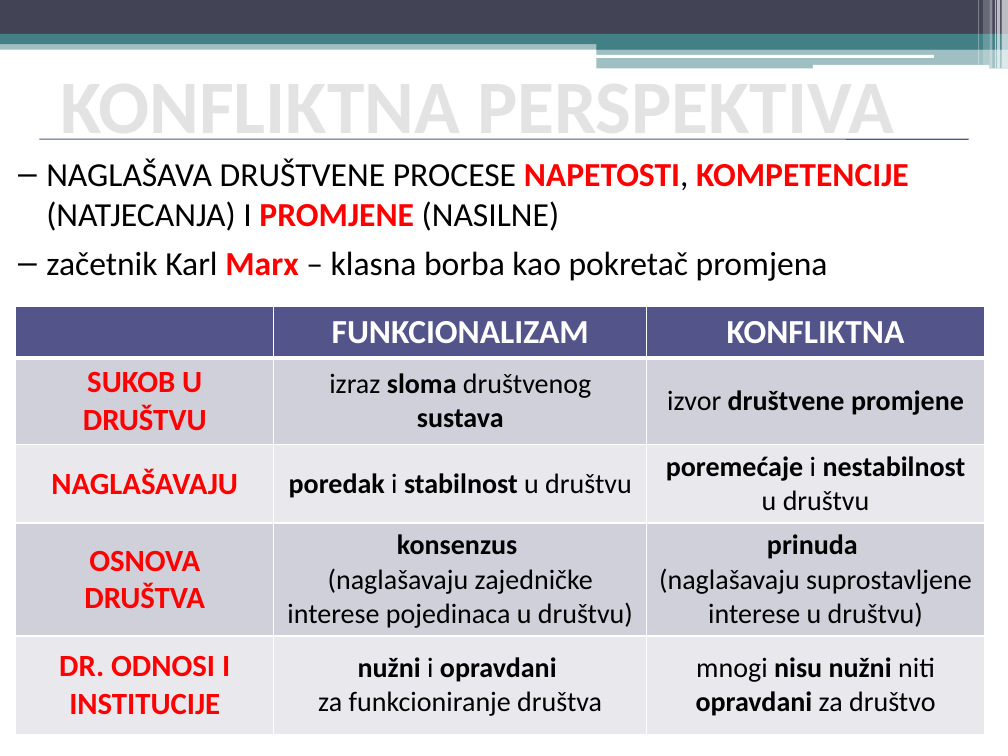
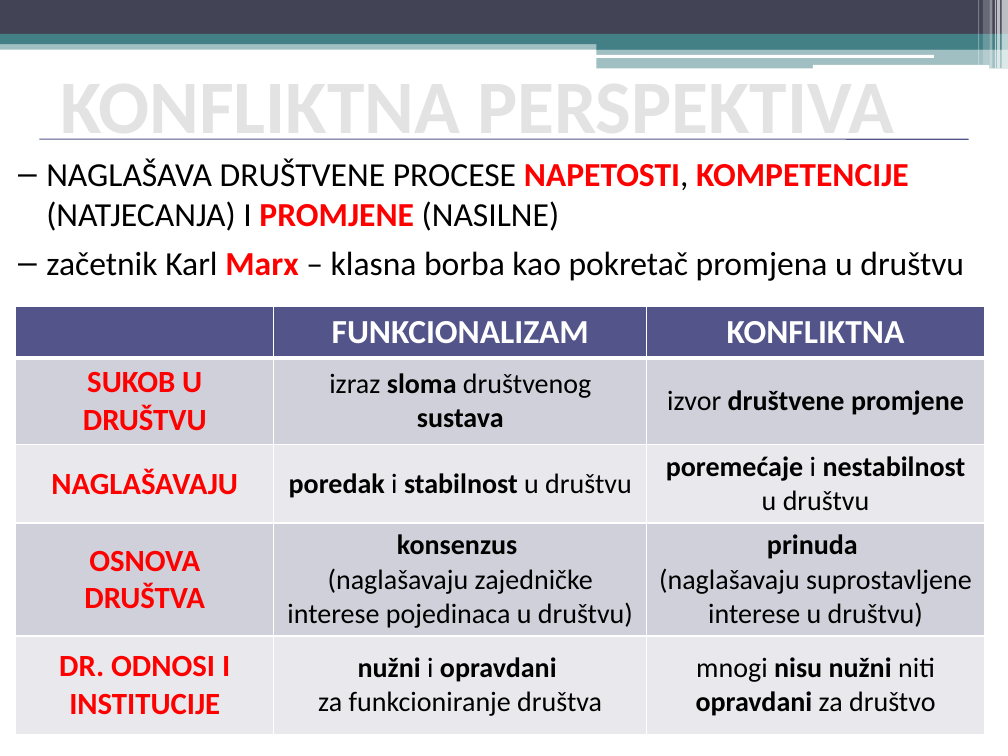
Before and after one commit to srednja-skola/sociologija, a slide deck: slide 5 of data/pptx/003_7_Teorijske_perspektive_u_sociologiji.pptx. Drawn at 1008x756 pixels with LibreOffice and Linux fonts; fonts in the diff are those of the drawing. Boxes give left, top, right and bottom in pixels: in the first picture for what was removed or moved away, otherwise in the second. Text is boxed around its words. In the diff, an @@ line names an element or a change of style, - is before the commit and + after.

```diff
--- a/data/pptx/003_7_Teorijske_perspektive_u_sociologiji.pptx
+++ b/data/pptx/003_7_Teorijske_perspektive_u_sociologiji.pptx
@@ text at box(46, 251, 964, 281): text changed @@
-– začetnik Karl Marx – klasna borba kao pokretač promjena
+– začetnik Karl Marx – klasna borba kao pokretač promjena u društvu
```
Also in this commit, not shown: 5 other slides changed, 2 other files.
